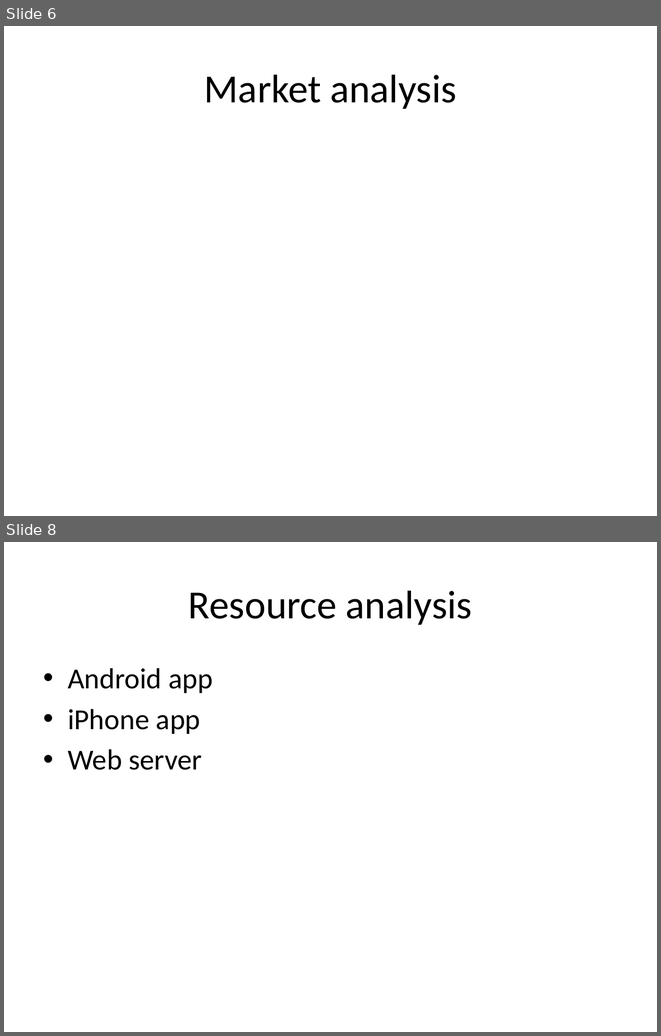
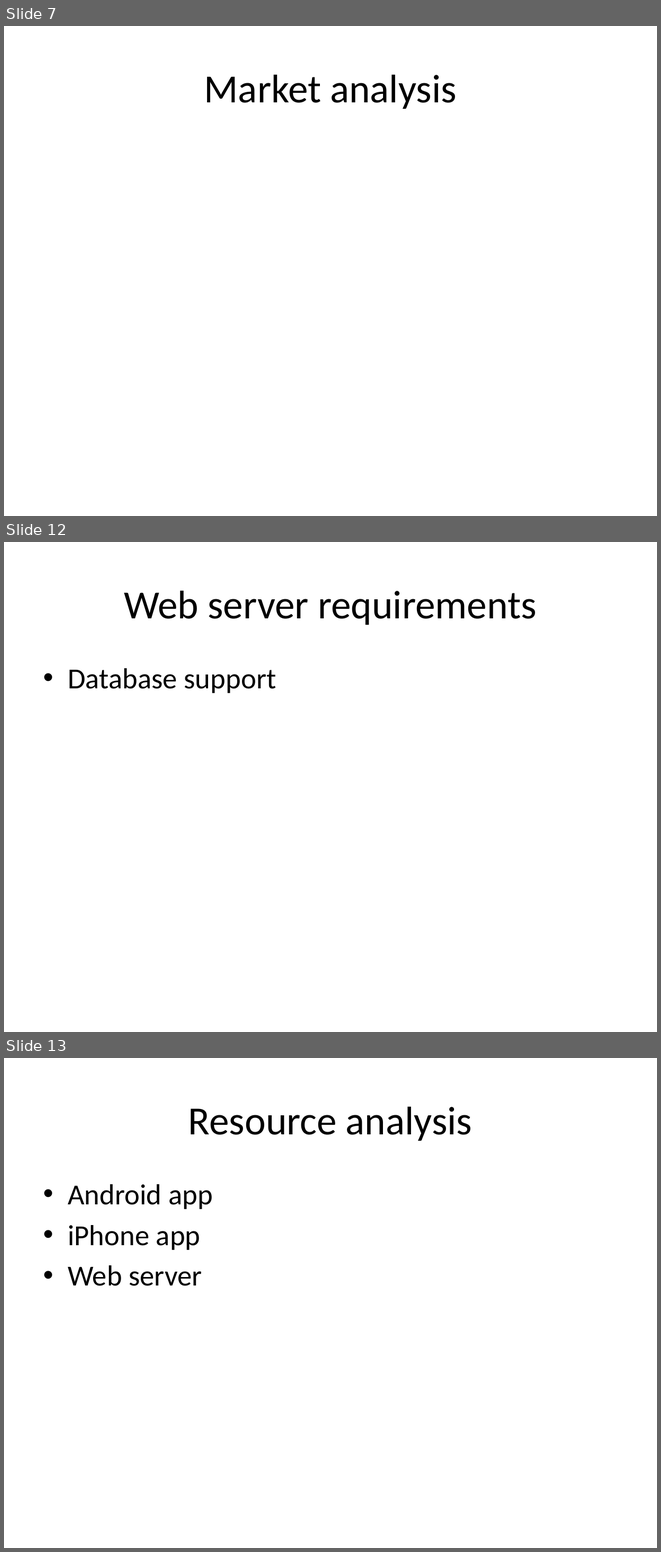
Before and after one commit to runningproject/documents, a slide deck: projectplan.pptx. Shown one above the other, each under a label of ours: slides 6 and 8 before the commit, slides 7, 12 and 13 after it; the slides between them are not shown. The pictures are 661x1036 and 661x1552 pixels, drawn with LibreOffice and Linux fonts; fonts in the diff are those of the drawing. Boxes give left, top, right and bottom in pixels: in the first picture for what was removed or moved away, otherwise in the second. Text is boxed around its words. In the diff, an @@ line names an element or a change of style, - is before the commit and + after.

```diff
--- a/projectplan.pptx
+++ b/projectplan.pptx
@@ slide 12 added at <box>4,542,657,1032</box>, background #FFFFFF @@
@@ title added at <box>124,590,537,625</box>, 44 pt, text #000000 @@
+Web server requirements
@@ text added at <box>68,668,276,693</box>, 32 pt, text #000000 @@
+• Database support
@@ what was slide 6 is now slide 7 @@
@@ what was slide 8 is now slide 13 @@
```
Also in this commit, not shown: 6 slides changed, 3 other slides added, 1 other file.
